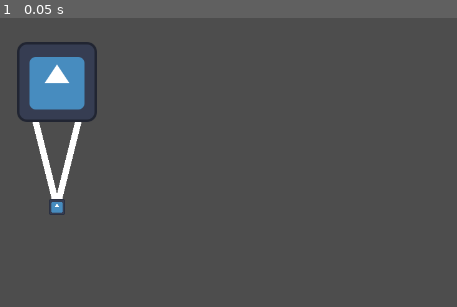
Above: before the commit, frame 1.
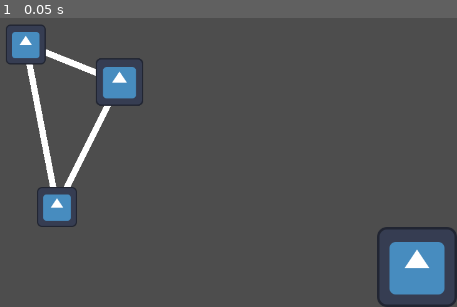
Above: after the commit, the same moment.

Repository: lxdua/EndingLine
Game: Godot game, scene res://Scene/RouteSelectionScene/route_selection_scene.tscn
Two runs of this game, one before a commit and one after it. Both use one fixed random seed, a clock stepped at 60 frames per second and the inputs below. This scene is started directly instead of the project's main scene. The engine's default icon, where the game draws it, is replaced by a stand-in: a white triangle on a blue panel in a dark square.
Inputs:
- Up to frame 1 (0.05 s): no input

The runs differ from the first frame. In frame 1, 9.4% of the frame differs, in the area x 1-100%, y 2-100%.

Commit message:
简单的列车移动

Diff:
--- a/endinglinetry/Resource/Map/MapRes/map1.tres
+++ b/endinglinetry/Resource/Map/MapRes/map1.tres
@@ -4,5 +4,5 @@
 
 [resource]
 script = ExtResource("1_nrlxa")
-station_pos_list = Array[Vector2]([Vector2(50, 0), Vector2(-50, 0), Vector2(0, 200)])
+station_pos_list = Array[Vector2]([Vector2(100, 0), Vector2(-50, -60), Vector2(0, 200)])
 track_list = Array[Vector3i]([Vector3i(0, 1, 50), Vector3i(1, 2, 30), Vector3i(0, 2, 300)])
--- a/endinglinetry/Scene/RouteSelectionScene/Station/station.gd
+++ b/endinglinetry/Scene/RouteSelectionScene/Station/station.gd
@@ -4,5 +4,11 @@
 var station_id: int
 var station_position: Vector2
 
+@onready var route_selection: = get_parent().get_parent()
+
 func _ready() -> void:
 	global_position = station_position
+
+func _on_station_area_input_event(viewport: Node, event: InputEvent, shape_idx: int) -> void:
+	if event.is_action_pressed("mouse_left"):
+		route_selection.destination_id = station_id
--- a/endinglinetry/Scene/RouteSelectionScene/Station/station.tscn
+++ b/endinglinetry/Scene/RouteSelectionScene/Station/station.tscn
@@ -1,11 +1,21 @@
-[gd_scene load_steps=3 format=3 uid="uid://c76xtrc3nb60s"]
+[gd_scene load_steps=4 format=3 uid="uid://c76xtrc3nb60s"]
 
 [ext_resource type="Script" path="res://Scene/RouteSelectionScene/Station/station.gd" id="1_due88"]
 [ext_resource type="Texture2D" uid="uid://dgbe8puaplb6m" path="res://icon.svg" id="2_o0w6j"]
+
+[sub_resource type="CircleShape2D" id="CircleShape2D_v20il"]
+radius = 31.0161
 
 [node name="Station" type="Node2D"]
 script = ExtResource("1_due88")
 
 [node name="StationSprite" type="Sprite2D" parent="."]
-scale = Vector2(0.2, 0.2)
+scale = Vector2(0.5, 0.5)
 texture = ExtResource("2_o0w6j")
+
+[node name="StationArea" type="Area2D" parent="."]
+
+[node name="StationCollisionShape" type="CollisionShape2D" parent="StationArea"]
+shape = SubResource("CircleShape2D_v20il")
+
+[connection signal="input_event" from="StationArea" to="." method="_on_station_area_input_event"]
--- a/endinglinetry/Scene/RouteSelectionScene/Track/track.gd
+++ b/endinglinetry/Scene/RouteSelectionScene/Track/track.gd
@@ -20,3 +20,8 @@
 	track_collision_shape.shape = new_shape
 	track_collision_shape.position.x += dist.length() / 2
 	track_area.rotation = dist.angle()
+
+
+func _on_track_area_input_event(viewport: Node, event: InputEvent, shape_idx: int) -> void:
+	if event.is_action_pressed("mouse_left"):
+		print(start_station.station_id, " ", end_station.station_id, " ", track_length)
--- a/endinglinetry/Scene/RouteSelectionScene/Track/track.tscn
+++ b/endinglinetry/Scene/RouteSelectionScene/Track/track.tscn
@@ -10,3 +10,5 @@
 [node name="TrackArea" type="Area2D" parent="."]
 
 [node name="TrackCollisionShape" type="CollisionShape2D" parent="TrackArea"]
+
+[connection signal="input_event" from="TrackArea" to="." method="_on_track_area_input_event"]
--- a/endinglinetry/Scene/RouteSelectionScene/TrainInMap/train_in_map.gd
+++ b/endinglinetry/Scene/RouteSelectionScene/TrainInMap/train_in_map.gd
@@ -1 +1,4 @@
 extends Node2D
+
+func init_train(station: Station):
+	global_position = station.station_position
--- a/endinglinetry/Scene/RouteSelectionScene/TrainInMap/train_in_map.tscn
+++ b/endinglinetry/Scene/RouteSelectionScene/TrainInMap/train_in_map.tscn
@@ -7,6 +7,7 @@
 script = ExtResource("1_7geg7")
 
 [node name="TrainInMapSprite" type="Sprite2D" parent="."]
+scale = Vector2(0.6, 0.6)
 texture = ExtResource("2_hcgb0")
 
 [node name="Camera" type="Camera2D" parent="."]
--- a/endinglinetry/Scene/RouteSelectionScene/route_selection_scene.gd
+++ b/endinglinetry/Scene/RouteSelectionScene/route_selection_scene.gd
@@ -1,4 +1,5 @@
 extends Node2D
+class_name RouteSelectionScene
 
 const STATION: = preload("res://Scene/RouteSelectionScene/Station/station.tscn")
 const TRACK: = preload("res://Scene/RouteSelectionScene/Track/track.tscn")
@@ -8,18 +9,21 @@
 
 @export var map_res: MapRes
 
+@onready var track_root: Node2D = $TrackRoot
+@onready var station_root: Node2D = $StationRoot
+@onready var train_in_map: Node2D = $TrainInMap
+
+func _ready() -> void:
+	init_floyd()
+	create_map()
+	init_train()
+
+#region 地图相关
+
 ## 存站台
 var station_dict: Dictionary
 ## 站台下标统计
 var idx: int = 0
-
-@onready var track_root: Node2D = $TrackRoot
-@onready var station_root: Node2D = $StationRoot
-@onready var train: Node2D = $Train
-
-func _ready() -> void:
-	init_floyd()
-	create_map()
 
 func create_map():
 	var station_pos_list = map_res.station_pos_list
@@ -58,9 +62,12 @@
 	update_floyd(start_station.station_id)
 	update_floyd(end_station.station_id)
 
+## 邻接矩阵
 var matrix: Array[Array]
+## 最短路途径点
 var mid_station: Array[Array]
-var shortest_path: Array[int]
+## 最短路
+var shortest_path: Array[int] = []
 
 func init_floyd(n: int = MAX_STATION_NUM):
 	matrix.clear()
@@ -81,8 +88,8 @@
 				mid_station[x][y] = k
 
 func get_shortest_path(start_station: Station, end_station: Station):
-	shortest_path.clear()
 	calc_mid(start_station.station_id, end_station.station_id)
+	return shortest_path
 
 func calc_mid(x: int, y: int):
 	if x == y:
@@ -93,3 +100,48 @@
 	else:
 		calc_mid(x, k)
 		calc_mid(k, y)
+
+#endregion
+
+#region 列车相关
+
+## 目标点
+var destination_id: int:
+	set(v):
+		destination_id = v
+		print("新终点为", v)
+
+var current_station_id: int
+
+## 下一站清单
+var route_list: Array[int]
+
+func init_train():
+	train_in_map.init_train(station_dict[0])
+
+func drive():
+	route_list = get_shortest_path(station_dict[current_station_id], station_dict[destination_id])
+	print(route_list)
+	while not route_list.is_empty():
+		var next_station_id: int = route_list.pop_front()
+		print("正在前往", next_station_id)
+		var drive_tween = train_in_map.create_tween()
+		drive_tween.tween_property(
+			train_in_map,
+			"global_position",
+			station_dict[next_station_id].station_position,
+			matrix[current_station_id][next_station_id] / 5.0,
+			)
+		await drive_tween.finished
+		current_station_id = next_station_id
+
+#endregion
+
+#region UI交互
+
+## 确认出发
+func _on_set_sail_button_pressed() -> void:
+	drive()
+	print("出发！")
+
+#endregion
--- a/endinglinetry/Scene/RouteSelectionScene/route_selection_scene.tscn
+++ b/endinglinetry/Scene/RouteSelectionScene/route_selection_scene.tscn
@@ -1,6 +1,7 @@
-[gd_scene load_steps=4 format=3 uid="uid://c5vtntw4vu6n"]
+[gd_scene load_steps=5 format=3 uid="uid://c5vtntw4vu6n"]
 
 [ext_resource type="Script" path="res://Scene/RouteSelectionScene/route_selection_scene.gd" id="1_uwgh6"]
+[ext_resource type="Texture2D" uid="uid://dgbe8puaplb6m" path="res://icon.svg" id="1_wsivo"]
 [ext_resource type="Resource" uid="uid://r7jiclu5duer" path="res://Resource/Map/MapRes/map1.tres" id="2_obe6l"]
 [ext_resource type="PackedScene" uid="uid://bjn0jxrrcrn7u" path="res://Scene/RouteSelectionScene/TrainInMap/train_in_map.tscn" id="3_d0dn0"]
 
@@ -13,3 +14,19 @@
 [node name="StationRoot" type="Node2D" parent="."]
 
 [node name="TrainInMap" parent="." instance=ExtResource("3_d0dn0")]
+
+[node name="RouteSelectionUI" type="CanvasLayer" parent="."]
+
+[node name="SetSailButton" type="TextureButton" parent="RouteSelectionUI"]
+anchors_preset = 3
+anchor_left = 1.0
+anchor_top = 1.0
+anchor_right = 1.0
+anchor_bottom = 1.0
+offset_left = -40.0
+offset_top = -40.0
+grow_horizontal = 0
+grow_vertical = 0
+texture_normal = ExtResource("1_wsivo")
+
+[connection signal="pressed" from="RouteSelectionUI/SetSailButton" to="." method="_on_set_sail_button_pressed"]
--- a/endinglinetry/project.godot
+++ b/endinglinetry/project.godot
@@ -23,6 +23,14 @@
 window/size/window_width_override=1280
 window/size/window_height_override=720
 
+[input]
+
+mouse_left={
+"deadzone": 0.5,
+"events": [Object(InputEventMouseButton,"resource_local_to_scene":false,"resource_name":"","device":-1,"window_id":0,"alt_pressed":false,"shift_pressed":false,"ctrl_pressed":false,"meta_pressed":false,"button_mask":0,"position":Vector2(0, 0),"global_position":Vector2(0, 0),"factor":1.0,"button_index":1,"canceled":false,"pressed":false,"double_click":false,"script":null)
+]
+}
+
 [rendering]
 
 textures/canvas_textures/default_texture_repeat=1
